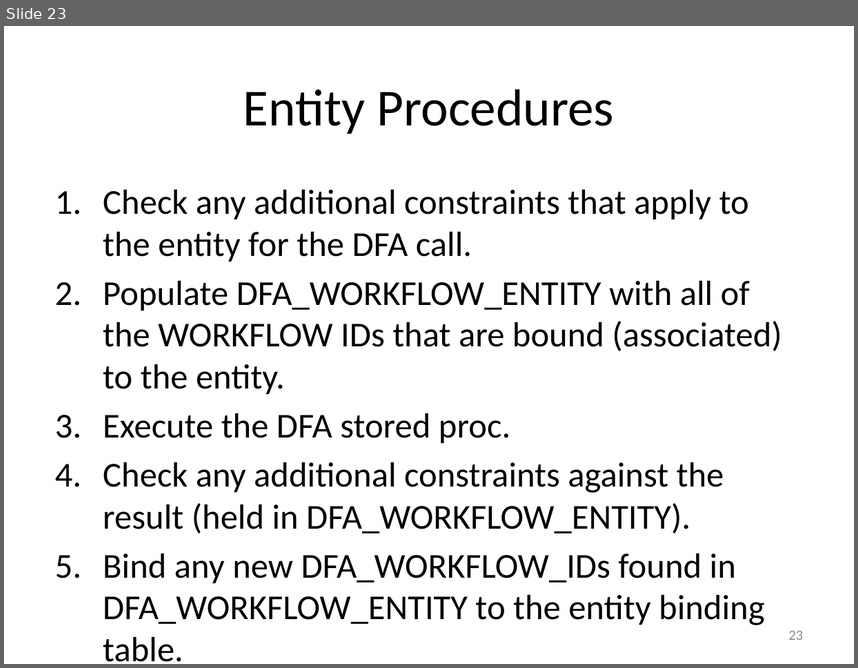
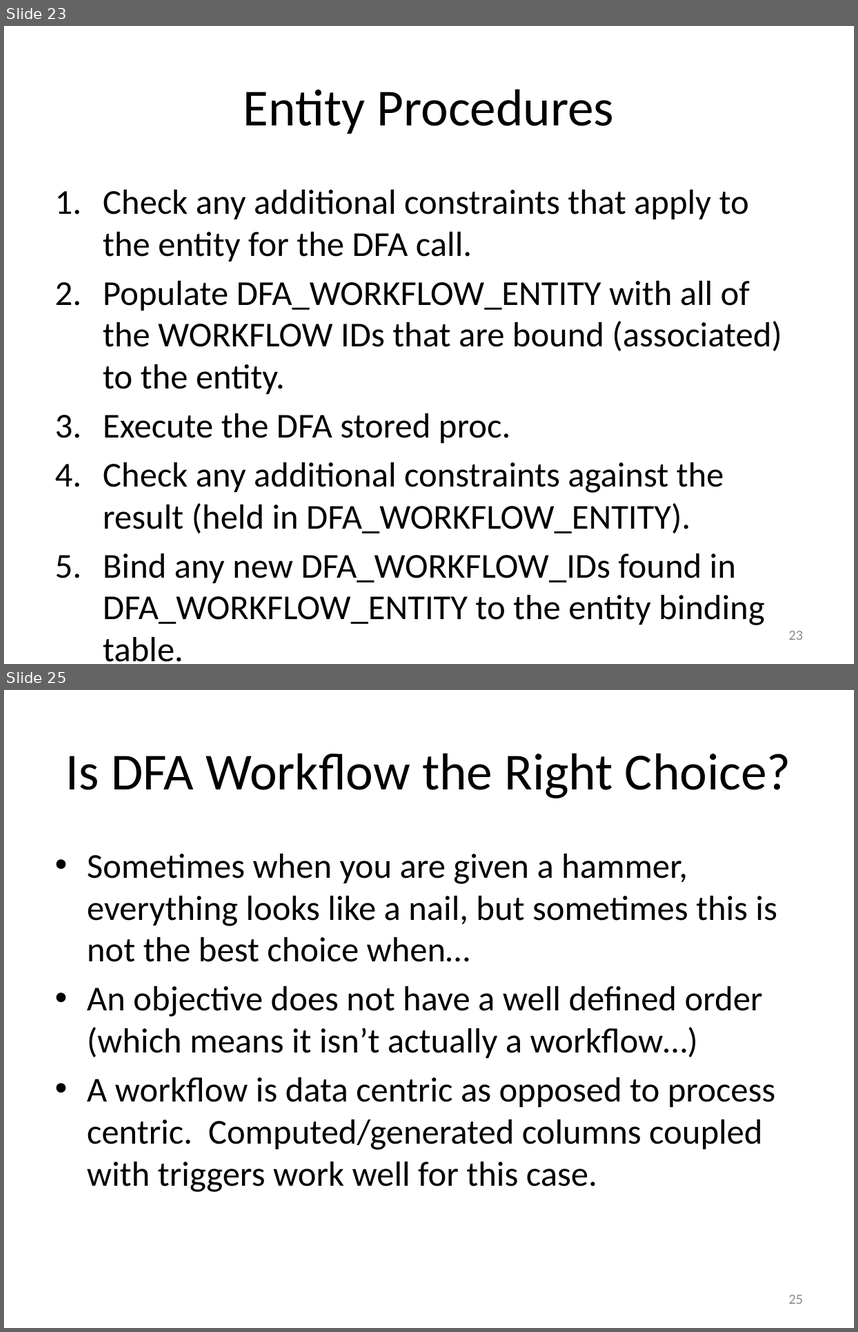
Before and after one commit to RichardRoda/DFA-Workflow-Model, a slide deck: Modeling Workflows with Event Driven DFA.pptx. Shown one above the other, each under a label of ours: slide 23 before the commit, slides 23 and 25 after it; the slides between them are not shown. The pictures are 858x668 and 858x1332 pixels, drawn with LibreOffice and Linux fonts; fonts in the diff are those of the drawing. Boxes give left, top, right and bottom in pixels: in the first picture for what was removed or moved away, otherwise in the second. Text is boxed around its words. In the diff, an @@ line names an element or a change of style, - is before the commit and + after.

```diff
--- a/Modeling Workflows with Event Driven DFA.pptx
+++ b/Modeling Workflows with Event Driven DFA.pptx
@@ slide 25 added at bbox=[4, 690, 854, 1328], background #FFFFFF @@
@@ title added at bbox=[66, 753, 791, 798], 44 pt, text #000000 @@
+Is DFA Workflow the Right Choice?
@@ text added at bbox=[87, 854, 777, 1192], 29.6 pt, text #000000 @@
+• Sometimes when you are given a hammer, everything looks like a nail, but sometimes this is not the best choice when…
+• An objective does not have a well defined order (which means it isn’t actually a workflow…)
+• A workflow is data centric as opposed to process centric. Computed/generated columns coupled with triggers work well for this case.
@@ page number added at bbox=[789, 1294, 803, 1303], 12 pt, text #8C8C8C @@
+25
```
Also in this commit, not shown: 4 slides changed, 2 other slides added, 1 other file.
